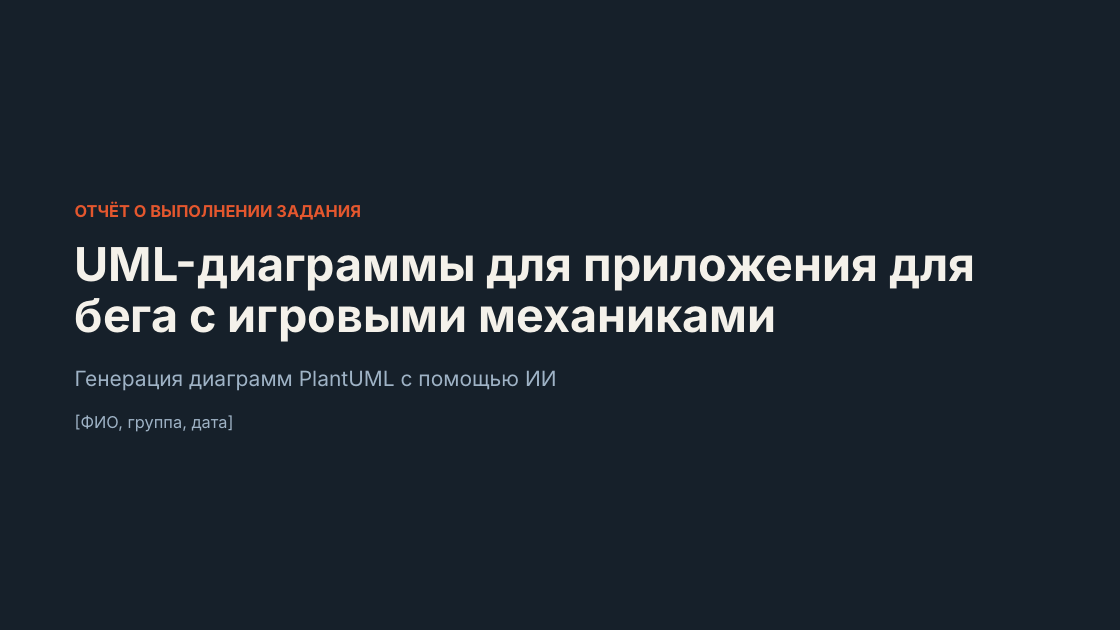
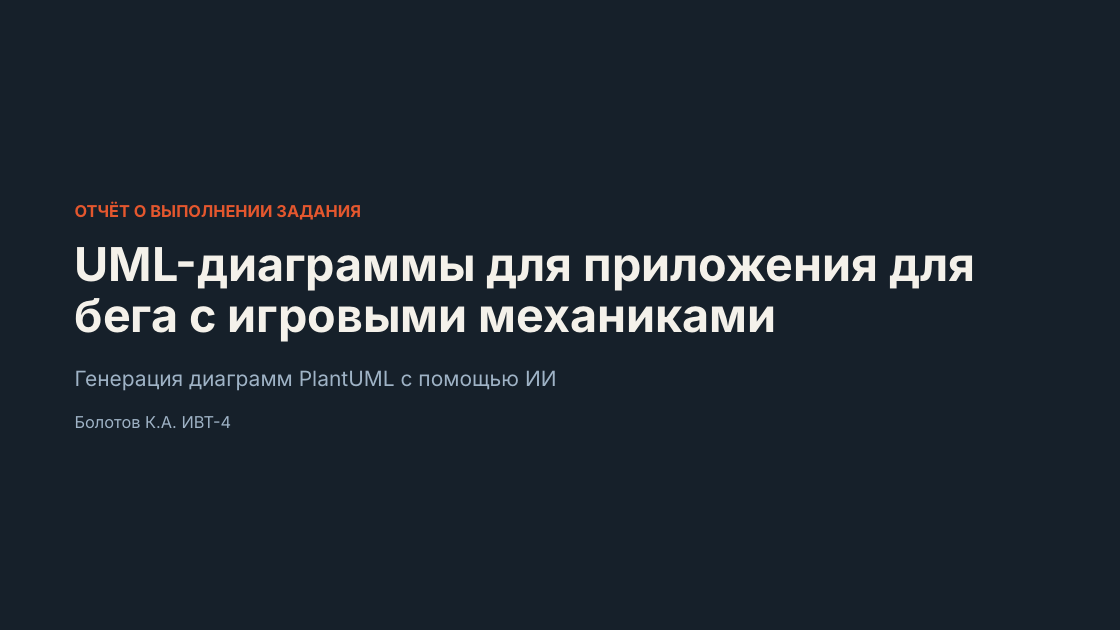
Before and after one commit to ZabivakaXD/RPG-running-app, a slide deck: slide 1 of diagram/Отчет_UML-диаграммы.pptx. Drawn at 1120x630 pixels with LibreOffice and Linux fonts; fonts in the diff are those of the drawing. Boxes give left, top, right and bottom in pixels: in the first picture for what was removed or moved away, otherwise in the second. Text is boxed around its words. In the diff, an @@ line names an element or a change of style, - is before the commit and + after.

```diff
--- a/diagram/Отчет_UML-диаграммы.pptx
+++ b/diagram/Отчет_UML-диаграммы.pptx
@@ text at <box>75,416,232,428</box>: text changed @@
-[ФИО, группа, дата]
+Болотов К.А. ИВТ-4
```
Also in this commit, not shown: 1 other slide changed, 2 other files.
